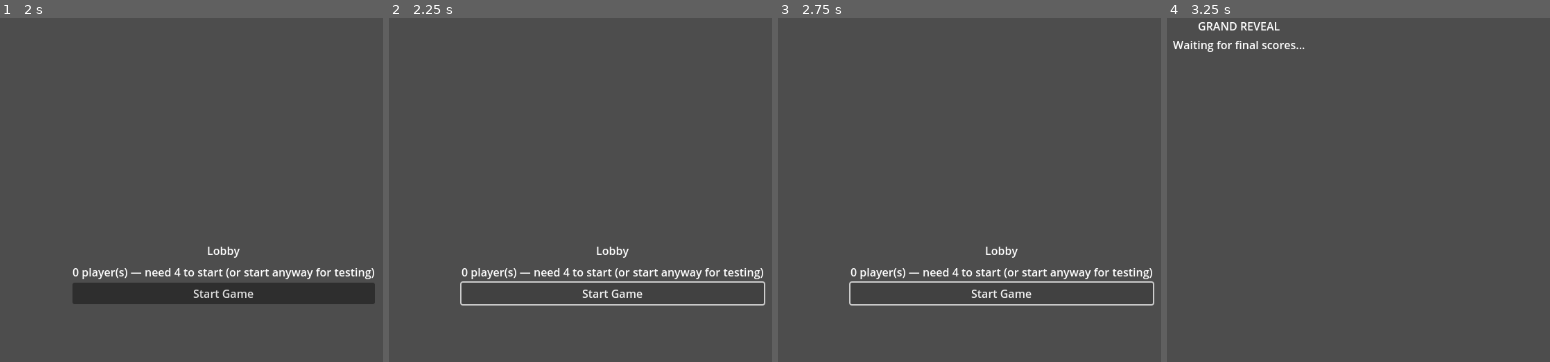
Above: before the commit, frames 1-4 (left to right).
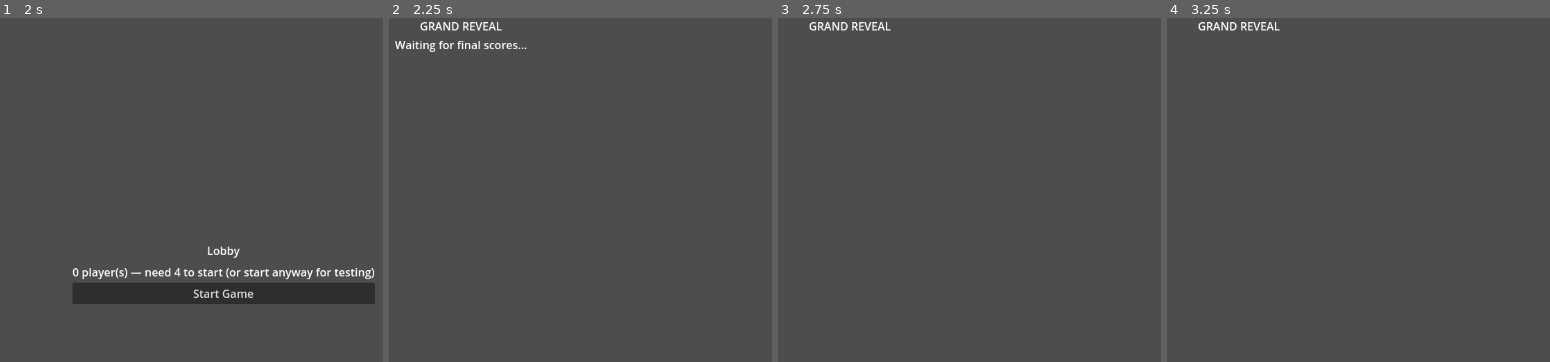
Above: after the commit, the same moments.

Repository: kevinBlum/hot-garbage
Game: Godot game, scene res://src/scenes/main_menu.tscn
The game is run twice, just before and just after one commit, with the same random seed, the same clock (stepped at 60 frames per second) and the same inputs.
Inputs (mouse positions are in pixels of both pictures, inside the frame that each line leads up to):
- Up to frame 1 (2 s): click (210, 272) at 0.52 s; type "Alex" at 0.6 s; click (210, 296) at 0.75 s; type "12" at 0.83 s; click "Host Game" at 1.25 s
- Up to frame 2 (2.25 s): click "Start Game" at 2 s
- Up to frame 3 (2.75 s): no input
- Up to frame 4 (3.25 s): click (1389, 293) at 2.75 s, where only the run before the commit has a clickable "Start Game"

Frame 1 is identical in both runs. In frame 2, 3.0% of the frame differs, in the area x 1-99%, y 1-84%; in frame 3, 2.6%; in frame 4, 0.4%.
Error in both runs: Assertion failed: Failed to create server: 20 (res://src/network/network_manager.gd:21)

Commit message:
fix: advance to final_scores scene before sending ranking data
_end_game was calling rpc_show_final_scores before rpc_advance_scene,
so the data arrived before the scene existed to receive it.

Co-Authored-By: Claude Sonnet 4.6 <noreply@anthropic.com>

Diff:
--- a/hot-garbage-godot/src/server/game_server.gd
+++ b/hot-garbage-godot/src/server/game_server.gd
@@ -106,9 +106,9 @@
 
 func _end_game() -> void:
 	var ranking: Array = _engine.get_final_scores()
+	NetworkManager.rpc_advance_scene("res://src/scenes/final_scores.tscn")
+	await get_tree().create_timer(0.5).timeout
 	NetworkManager.rpc_show_final_scores(ranking)
-	await get_tree().create_timer(1.0).timeout
-	NetworkManager.rpc_advance_scene("res://src/scenes/final_scores.tscn")
 
 # --- Peer ↔ Player ID mapping ---
 # player_ids in the engine are strings matching NetworkManager.player_names values.
